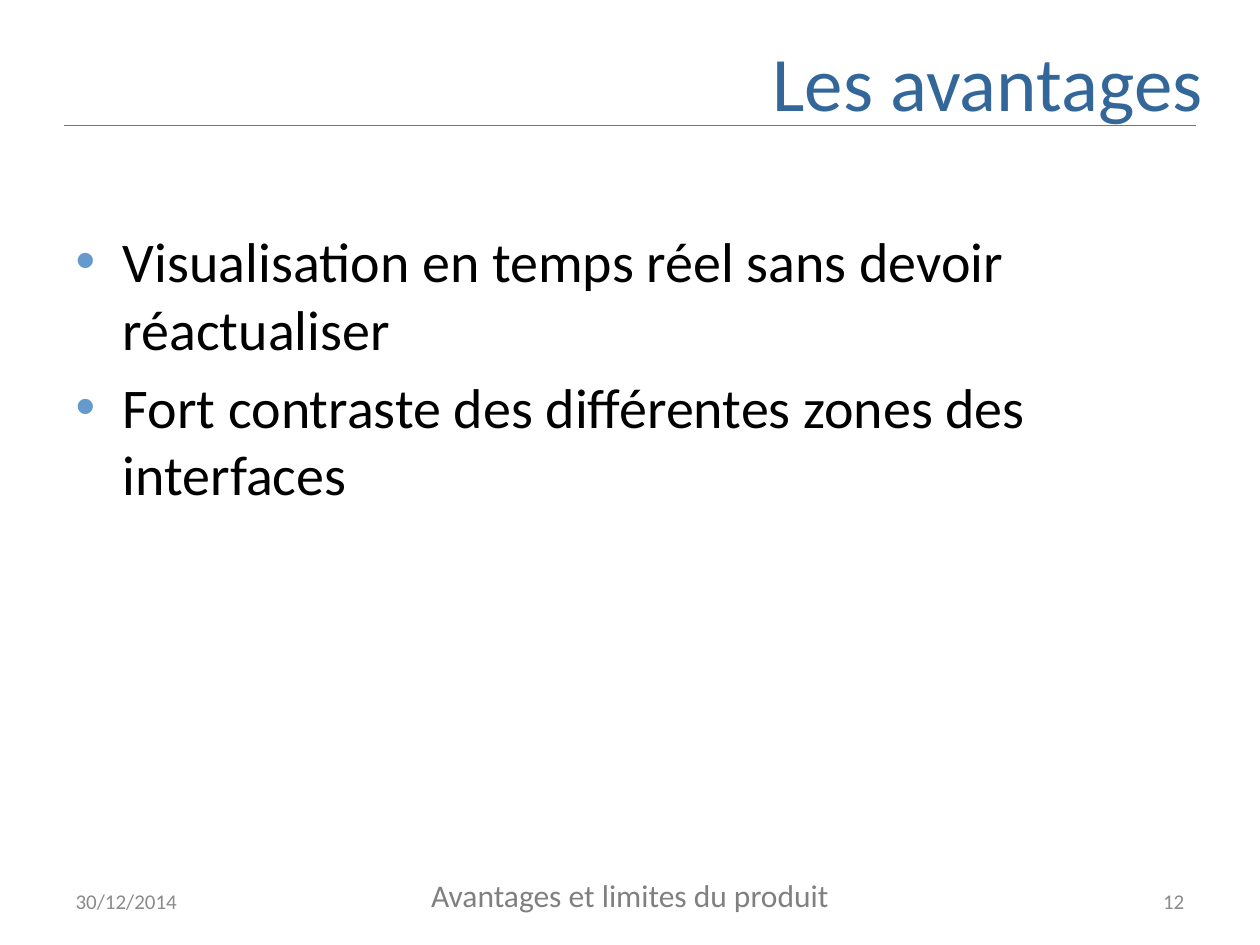
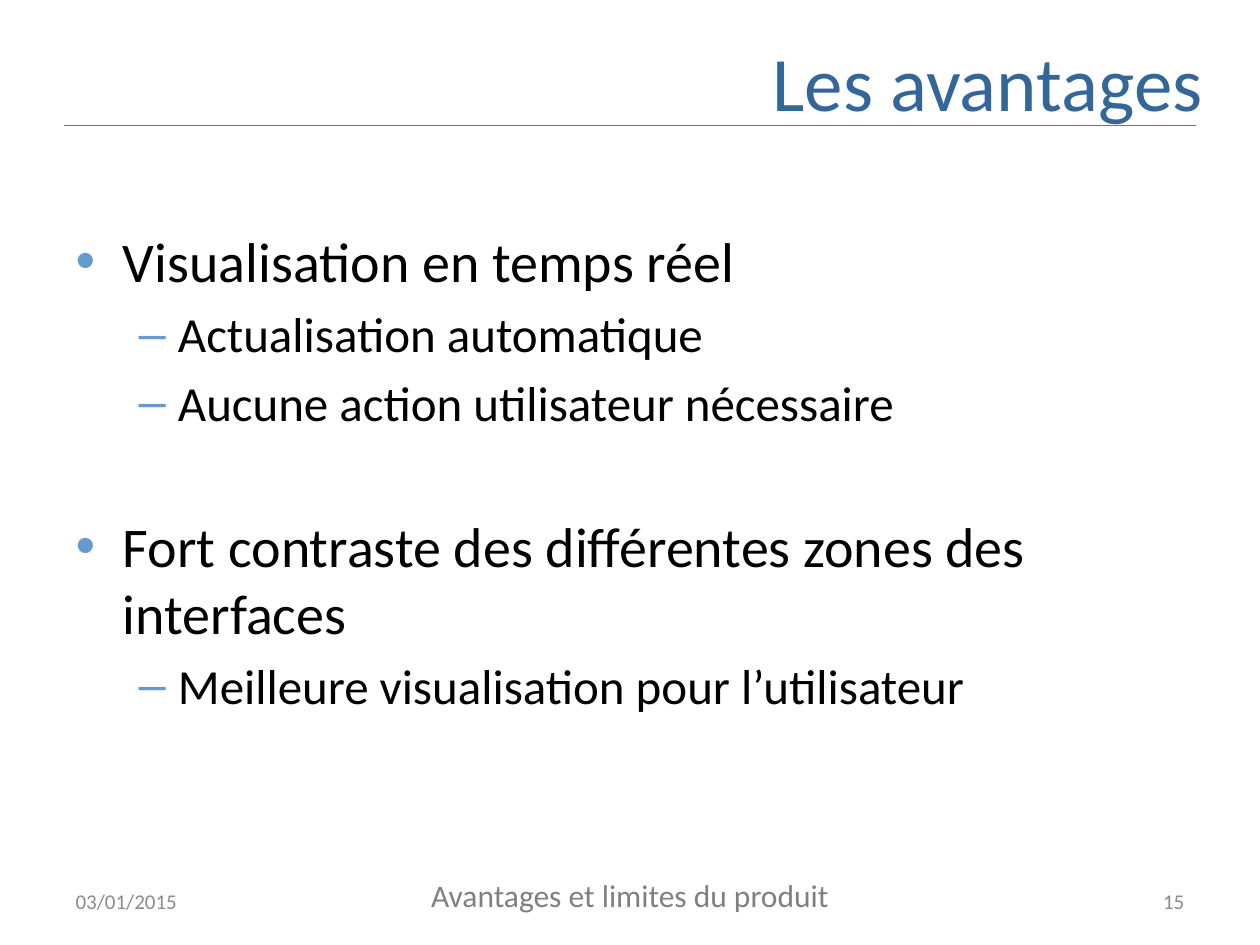
Before and after one commit to AppInfoCPE/genielog, a slide deck: slide 15 of Documentation/presentation.pptx (slide 12 before the commit). Drawn at 1260x945 pixels with LibreOffice and Linux fonts; fonts in the diff are those of the drawing. Boxes give left, top, right and bottom in pixels: in the first picture for what was removed or moved away, otherwise in the second. Text is boxed around its words. In the diff, an @@ line names an element or a change of style, - is before the commit and + after.

```diff
--- a/Documentation/presentation.pptx
+++ b/Documentation/presentation.pptx
@@ text at (x1=123, y1=243, x2=894, y2=422): text changed; size 32 to 28 pt @@
-• Visualisation en temps réel sans devoir réactualiser
+• Visualisation en temps réel
+  – Actualisation automatique
+  – Aucune action utilisateur nécessaire
@@ text at (x1=178, y1=669, x2=964, y2=712): paragraph added @@
+  – Meilleure visualisation pour l’utilisateur
@@ text at (x1=76, y1=894, x2=177, y2=910): text changed @@
-30/12/2014
+03/01/2015
@@ page number at (x1=1163, y1=895, x2=1184, y2=909): text changed @@
-12
+15
```
Also in this commit, not shown: 15 other slides changed, 3 slides added, 2 other files.
